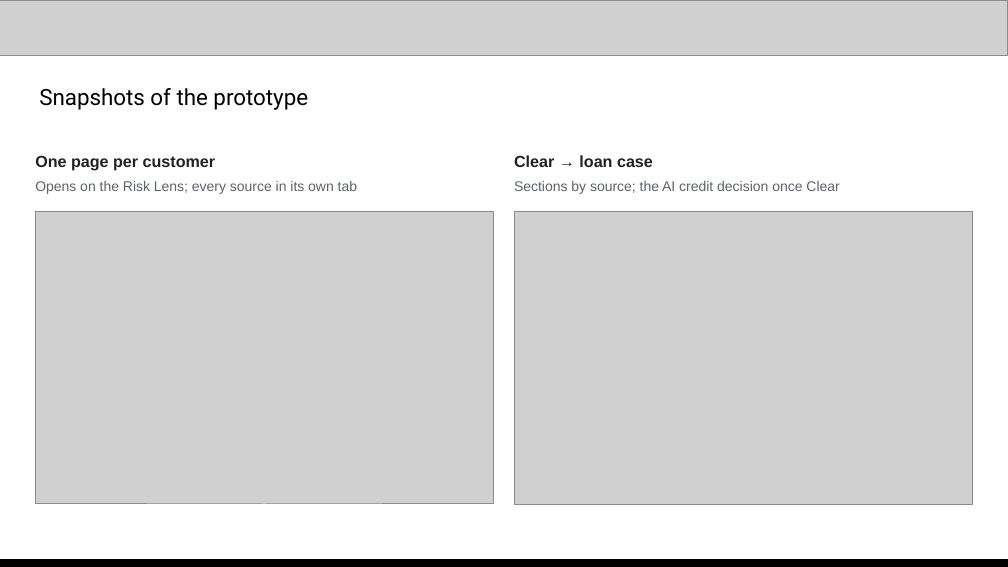
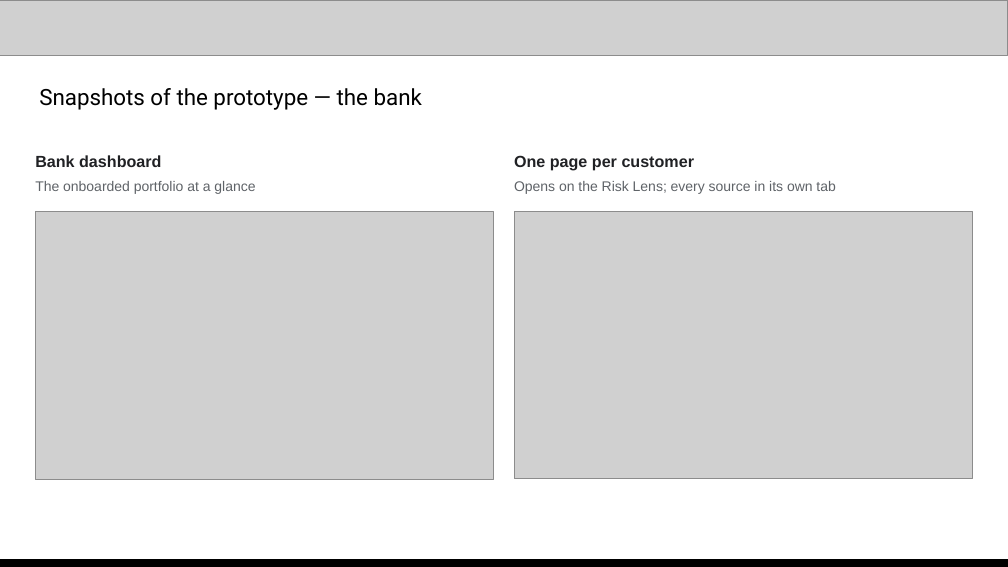
Before and after one commit to abhinavmukwane/FinRiskLensAI-RAG-V2, a slide deck: slide 14 of Doc/FinRiskLens_AI_Builder_Cup_2026.pptx (slide 11 before the commit). Drawn at 1008x567 pixels with LibreOffice and Linux fonts; fonts in the diff are those of the drawing; grey boxes stand for pictures. Boxes give left, top, right and bottom in pixels: in the first picture for what was removed or moved away, otherwise in the second. Text is boxed around its words. In the diff, an @@ line names an element or a change of style, - is before the commit and + after.

```diff
--- a/Doc/FinRiskLens_AI_Builder_Cup_2026.pptx
+++ b/Doc/FinRiskLens_AI_Builder_Cup_2026.pptx
@@ text at [39,88,422,110]: text changed @@
-Snapshots of the prototype
+Snapshots of the prototype — the bank
@@ text at [35,155,161,167]: text changed @@
-One page per customer
+Bank dashboard
@@ text at [514,155,695,171]: text changed @@
-Clear → loan case
+One page per customer
@@ text at [35,181,255,194]: text changed @@
-Opens on the Risk Lens; every source in its own tab
+The onboarded portfolio at a glance
@@ text at [514,181,835,194]: text changed @@
-Sections by source; the AI credit decision once Clear
+Opens on the Risk Lens; every source in its own tab
@@ picture: place and size @@
-picture at [35,212,494,504]
+picture at [35,212,494,480]
@@ picture: place and size @@
-picture at [514,212,973,505]
+picture at [514,212,973,479]
```
Also in this commit, not shown: 7 other slides changed, 5 slides added, 2 other files.
